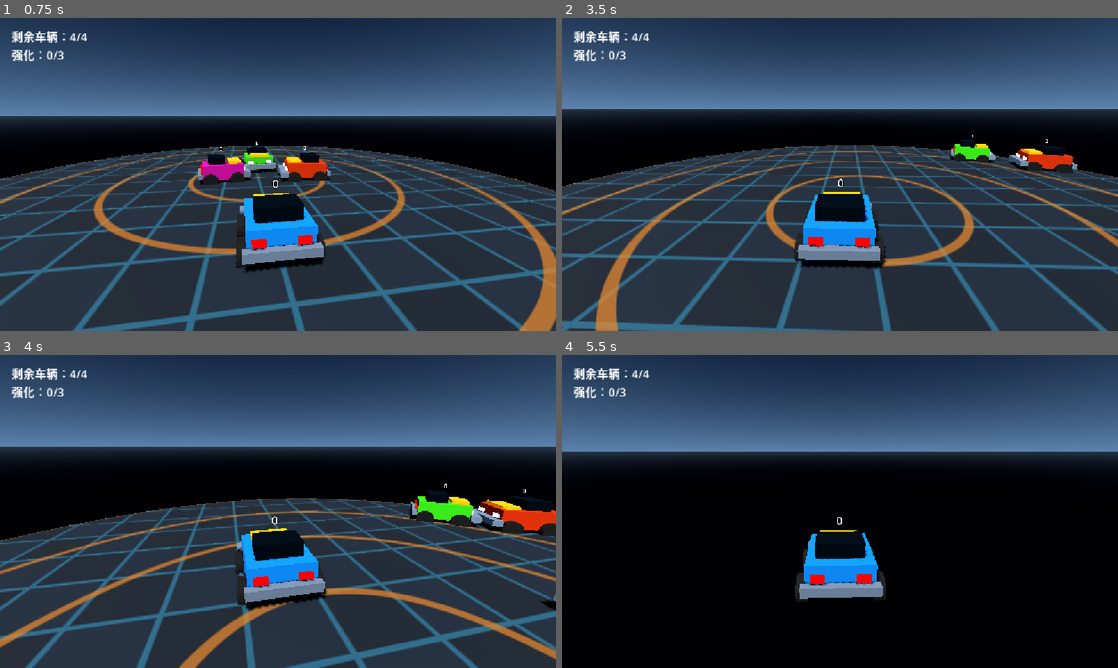
Above: before the commit, frames 1-4 (two rows, left to right).
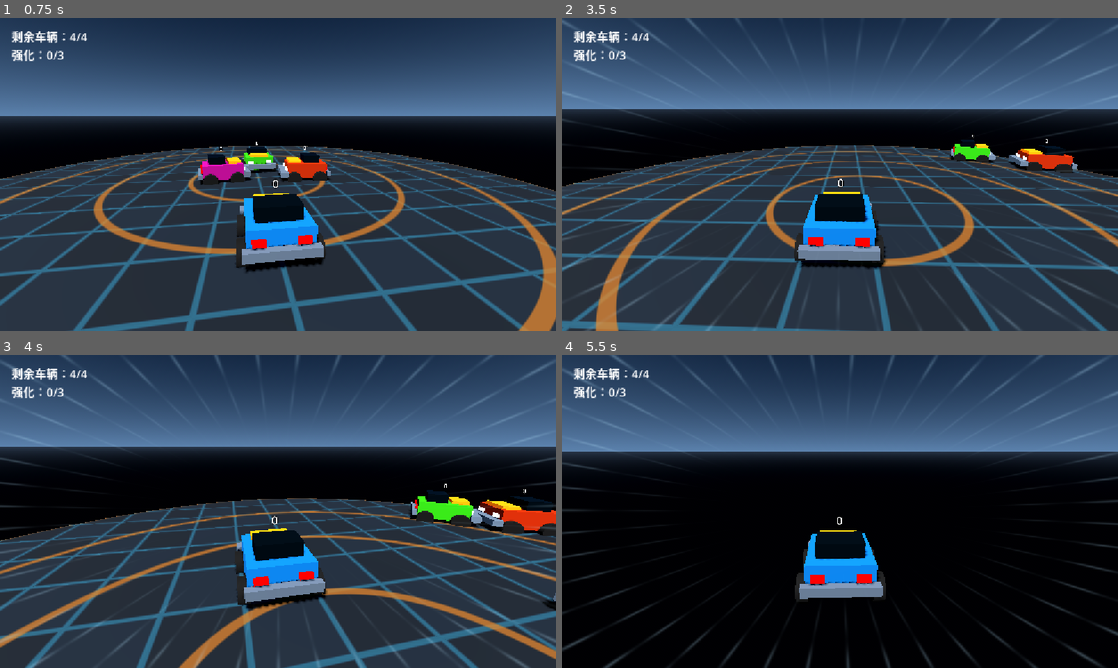
Above: after the commit, the same moments.

Repository: ekpan518/game
Game: Godot game, scene res://scenes/main/main.tscn
Same seed, same stepped clock (60 frames per second), same inputs: the game is played once before the commit and once after it.
Inputs (mouse positions are in pixels of both pictures, inside the frame that each line leads up to):
- Up to frame 1 (0.75 s): tap Enter at 0.5, 0.6 s; move the mouse to (305, 174) at 0.52 s; hold W (drive_forward) from 0.53 s (still down); click (305, 174) at 0.67 s
- Up to frame 2 (3.5 s): keep holding W (drive_forward); move the mouse to (812, 174) at 1.27 s; tap Enter at 1.35, 2.1, 2.85 s; click (812, 174) at 1.42 s; move the mouse to (851, 168) at 2.02 s; click (851, 168) at 2.17 s; move the mouse to (834, 180) at 2.77 s; click (834, 180) at 2.92 s
- Up to frame 3 (4 s): keep holding W (drive_forward); move the mouse to (316, 514) at 3.52 s; tap Enter at 3.6 s; click (316, 514) at 3.67 s
- Up to frame 4 (5.5 s): keep holding W (drive_forward); move the mouse to (795, 508) at 4.27 s; tap Enter at 4.35, 5.1 s; click (795, 508) at 4.42 s; move the mouse to (845, 511) at 5.02 s; click (845, 511) at 5.17 s

Frame 1 is identical in both runs. In frame 2, 0.8% of the frame differs, in the area x 0-100%, y 0-100%; in frame 3, 1.3%; in frame 4, 1.7%.

Commit message:
feat: add impact camera and speed feedback

Diff:
--- a/scenes/vehicles/player_car.tscn
+++ b/scenes/vehicles/player_car.tscn
@@ -1,8 +1,16 @@
-[gd_scene load_steps=4 format=3]
+[gd_scene load_steps=6 format=3]
 
 [ext_resource type="PackedScene" path="res://scenes/vehicles/bumper_car.tscn" id="1_base"]
 [ext_resource type="Script" path="res://scripts/drivers/human_driver.gd" id="2_driver"]
 [ext_resource type="Script" path="res://scripts/camera/player_camera.gd" id="3_camera"]
+
+[sub_resource type="Shader" id="Shader_speed_lines"]
+code = "shader_type canvas_item;\n\nuniform float intensity : hint_range(0.0, 1.0) = 0.0;\n\nvoid fragment() {\n\tvec2 radial = UV - vec2(0.5);\n\tfloat distance_from_center = length(radial);\n\tfloat angle = atan(radial.y, radial.x);\n\tfloat rays = pow(max(0.0, sin(angle * 43.0 + TIME * 0.8)), 22.0);\n\tfloat outward = smoothstep(0.18, 0.62, distance_from_center);\n\tfloat pulse = 0.6 + 0.4 * sin(distance_from_center * 42.0 - TIME * 8.0);\n\tfloat alpha = intensity * rays * outward * pulse * 0.28;\n\tCOLOR = vec4(0.72, 0.9, 1.0, alpha);\n}\n"
+
+[sub_resource type="ShaderMaterial" id="ShaderMaterial_speed_lines"]
+resource_local_to_scene = true
+shader = SubResource("Shader_speed_lines")
+shader_parameter/intensity = 0.0
 
 [node name="PlayerCar" instance=ExtResource("1_base")]
 body_color = Color(0.12, 0.58, 1, 1)
@@ -26,3 +34,15 @@
 [node name="Camera3D" type="Camera3D" parent="CameraYaw/CameraPitch/SpringArm3D"]
 current = true
 fov = 70.0
+
+[node name="SpeedLines" type="CanvasLayer" parent="."]
+layer = -1
+
+[node name="Overlay" type="ColorRect" parent="SpeedLines"]
+material = SubResource("ShaderMaterial_speed_lines")
+anchors_preset = 15
+anchor_right = 1.0
+anchor_bottom = 1.0
+grow_horizontal = 2
+grow_vertical = 2
+mouse_filter = 2
--- a/scripts/camera/player_camera.gd
+++ b/scripts/camera/player_camera.gd
@@ -3,15 +3,76 @@
 const MOUSE_SENSITIVITY := 0.0025
 const MIN_PITCH := deg_to_rad(-60.0)
 const MAX_PITCH := deg_to_rad(45.0)
+const MAX_SHAKE_RADIANS := deg_to_rad(2.5)
+const MAX_FOV_KICK := 4.0
+const TRAUMA_DECAY := 1.5
+const SHAKE_THRESHOLD := 0.22
+const SPEED_LINE_THRESHOLD := 0.58
 
 @onready var camera_pitch: Node3D = $CameraPitch
 @onready var spring_arm: SpringArm3D = $CameraPitch/SpringArm3D
+@onready var camera: Camera3D = $CameraPitch/SpringArm3D/Camera3D
+@onready var speed_overlay: ColorRect = get_parent().get_node("SpeedLines/Overlay")
+
+var trauma := 0.0
+var _base_yaw := 0.0
+var _base_pitch := 0.0
+var _base_fov := 70.0
+var _shake_time := 0.0
+var _yaw_offset := 0.0
+var _pitch_offset := 0.0
 
 func _ready() -> void:
+	_base_yaw = rotation.y
+	_base_pitch = camera_pitch.rotation.x
+	_base_fov = camera.fov
 	Input.mouse_mode = Input.MOUSE_MODE_CAPTURED
 	var car := get_parent() as CollisionObject3D
 	if car != null:
 		spring_arm.add_excluded_object(car.get_rid())
+
+func _process(delta: float) -> void:
+	trauma = move_toward(trauma, 0.0, TRAUMA_DECAY * maxf(delta, 0.0))
+	_shake_time += maxf(delta, 0.0)
+	_update_feedback_transform()
+	var car := get_parent() as BumperCar
+	if car == null or not car.alive or car.get("_frozen_for_result"):
+		set_speed_ratio(0.0)
+		speed_overlay.visible = false
+		return
+	speed_overlay.visible = true
+	var horizontal_speed := Vector2(car.velocity.x, car.velocity.z).length()
+	set_speed_ratio(horizontal_speed / BumperCar.MAX_FORWARD_SPEED)
+
+func apply_impact_feedback(strength: float, delivered: bool, received: bool) -> void:
+	var normalized := clampf(strength, 0.0, 1.0)
+	if normalized < SHAKE_THRESHOLD or not (delivered or received):
+		return
+	var weight := 0.9 if delivered and received else (0.75 if received else 0.45)
+	trauma = minf(1.0, trauma + normalized * weight)
+	_update_feedback_transform()
+
+func set_speed_ratio(ratio: float) -> void:
+	var progress := clampf((ratio - SPEED_LINE_THRESHOLD) / (1.0 - SPEED_LINE_THRESHOLD), 0.0, 1.0)
+	var intensity := progress * progress * (3.0 - 2.0 * progress)
+	(speed_overlay.material as ShaderMaterial).set_shader_parameter("intensity", intensity)
+
+func reset_feedback() -> void:
+	trauma = 0.0
+	_yaw_offset = 0.0
+	_pitch_offset = 0.0
+	rotation.y = _base_yaw
+	camera_pitch.rotation.x = _base_pitch
+	camera.fov = _base_fov
+	set_speed_ratio(0.0)
+
+func _update_feedback_transform() -> void:
+	var amount := trauma * trauma
+	_yaw_offset = sin(_shake_time * 37.0) * MAX_SHAKE_RADIANS * amount
+	_pitch_offset = sin(_shake_time * 49.0 + 1.0) * MAX_SHAKE_RADIANS * amount
+	rotation.y = _base_yaw + _yaw_offset
+	camera_pitch.rotation.x = _base_pitch + _pitch_offset
+	camera.fov = _base_fov + MAX_FOV_KICK * amount
 
 func _unhandled_input(event: InputEvent) -> void:
 	if event is InputEventKey and event.pressed and not event.echo and event.keycode == KEY_ESCAPE:
@@ -26,8 +87,10 @@
 		apply_captured_mouse_motion(event.relative)
 
 func apply_captured_mouse_motion(relative: Vector2) -> void:
-	rotate_y(-relative.x * MOUSE_SENSITIVITY)
-	camera_pitch.rotation.x = clamp_pitch_radians(camera_pitch.rotation.x - relative.y * MOUSE_SENSITIVITY)
+	_base_yaw -= relative.x * MOUSE_SENSITIVITY
+	_base_pitch = clamp_pitch_radians(_base_pitch - relative.y * MOUSE_SENSITIVITY)
+	rotation.y = _base_yaw + _yaw_offset
+	camera_pitch.rotation.x = _base_pitch + _pitch_offset
 
 func clamp_pitch_radians(angle: float) -> float:
 	return clampf(angle, MIN_PITCH, MAX_PITCH)
--- a/tests/bumper/suites/test_bumper_car.gd
+++ b/tests/bumper/suites/test_bumper_car.gd
@@ -299,6 +299,44 @@
 	var pitch := player.get_node_or_null("CameraYaw/CameraPitch") as Node3D
 	var spring_arm := player.get_node_or_null("CameraYaw/CameraPitch/SpringArm3D") as SpringArm3D
 	var camera := player.get_node_or_null("CameraYaw/CameraPitch/SpringArm3D/Camera3D") as Camera3D
+	var speed_layer := player.get_node_or_null("SpeedLines") as CanvasLayer
+	var speed_overlay := player.get_node_or_null("SpeedLines/Overlay") as ColorRect
+	_expect(speed_layer != null and speed_layer.layer < 0, "Speed lines must render on a negative canvas layer", failures)
+	_expect(speed_overlay != null and speed_overlay.mouse_filter == Control.MOUSE_FILTER_IGNORE and speed_overlay.anchor_right == 1.0 and speed_overlay.anchor_bottom == 1.0, "Speed overlay must fill the viewport without consuming input", failures)
+	_expect(speed_overlay != null and speed_overlay.material is ShaderMaterial, "Speed lines must use a procedural shader", failures)
+	if yaw != null and yaw.has_method("set_speed_ratio") and speed_overlay != null and speed_overlay.material is ShaderMaterial:
+		var speed_material := speed_overlay.material as ShaderMaterial
+		yaw.set_speed_ratio(0.57)
+		_expect(is_zero_approx(speed_material.get_shader_parameter("intensity")), "Speed lines must be absent below 0.58 speed ratio", failures)
+		yaw.set_speed_ratio(0.79)
+		var middle_intensity: float = speed_material.get_shader_parameter("intensity")
+		_expect(middle_intensity > 0.0 and middle_intensity < 1.0, "Speed-line intensity must grow smoothly above threshold", failures)
+		yaw.set_speed_ratio(2.0)
+		_expect(is_equal_approx(speed_material.get_shader_parameter("intensity"), 1.0), "Speed-line intensity must clamp at one", failures)
+		yaw.set_speed_ratio(0.0)
+		player.set_physics_process(false)
+		player.velocity = Vector3(12.0, 2.0, 0.0)
+		yaw._process(0.016)
+		_expect(is_equal_approx(speed_material.get_shader_parameter("intensity"), 1.0), "Player horizontal speed must drive speed lines", failures)
+		player.eliminate()
+		yaw._process(0.016)
+		_expect(not speed_overlay.visible, "Elimination must hide speed lines", failures)
+		var result_player = player_scene.instantiate()
+		result_player.set_physics_process(false)
+		tree.root.add_child(result_player)
+		await tree.process_frame
+		var result_yaw := result_player.get_node("CameraYaw") as Node3D
+		var result_overlay := result_player.get_node("SpeedLines/Overlay") as ColorRect
+		_expect(result_overlay.material != speed_overlay.material, "Player speed-line materials must remain instance-local", failures)
+		result_player.velocity = Vector3(12.0, 0.0, 0.0)
+		result_yaw._process(0.016)
+		result_player.freeze_for_result()
+		result_yaw._process(0.016)
+		_expect(not result_overlay.visible, "Result freeze must hide speed lines", failures)
+		result_player.queue_free()
+		await tree.process_frame
+	else:
+		_expect(false, "Player camera must expose speed-line control", failures)
 	_expect(yaw != null and pitch != null and spring_arm != null and camera != null, "Player camera must use the direct yaw, pitch, spring-arm, camera chain", failures)
 	_expect(camera != null and camera.current, "Player camera must be current", failures)
 	_expect(spring_arm != null and is_equal_approx(spring_arm.spring_length, 4.5), "Player spring arm must be 4.5 m", failures)
--- a/tests/bumper/suites/test_game_feel.gd
+++ b/tests/bumper/suites/test_game_feel.gd
@@ -4,6 +4,7 @@
 const FEEDBACK_RULES_SCRIPT = preload("res://scripts/bumper/impact_feedback_rules.gd")
 const MATCH_CONTROLLER_SCRIPT = preload("res://scripts/game/match_controller.gd")
 const CAR_SCENE = preload("res://scenes/vehicles/bumper_car.tscn")
+const PLAYER_SCENE = preload("res://scenes/vehicles/player_car.tscn")
 const SOUND_FACTORY_PATH = "res://scripts/audio/arcade_sound_factory.gd"
 const BURST_SCENE_PATH = "res://scenes/effects/impact_burst.tscn"
 const DIRECTOR_PATH = "res://scripts/game/game_feel_director.gd"
@@ -73,6 +74,7 @@
 	_test_impact_audio(failures)
 	await _test_impact_burst_played_before_entering_tree(tree, failures)
 	await _test_impact_burst(tree, failures)
+	await _test_player_camera_feedback(tree, failures)
 	if not ResourceLoader.exists(DIRECTOR_PATH):
 		failures.append("GameFeelDirector is missing: director behavior and slow-motion lifecycle cannot run")
 	else:
@@ -83,6 +85,44 @@
 		await _test_director_slow_motion(tree, failures)
 	_expect(is_equal_approx(Engine.time_scale, 1.0), "Feel scope must leave Engine.time_scale at 1.0", failures)
 	return failures
+
+func _test_player_camera_feedback(tree: SceneTree, failures: Array[String]) -> void:
+	var player := PLAYER_SCENE.instantiate()
+	player.set_physics_process(false)
+	tree.root.add_child(player)
+	await tree.process_frame
+	player.set_physics_process(false)
+	var yaw := player.get_node("CameraYaw") as Node3D
+	var pitch := player.get_node("CameraYaw/CameraPitch") as Node3D
+	var camera := player.get_node("CameraYaw/CameraPitch/SpringArm3D/Camera3D") as Camera3D
+	if not yaw.has_method("apply_impact_feedback") or not yaw.has_method("reset_feedback"):
+		failures.append("Player camera must expose additive impact and reset feedback")
+		player.queue_free()
+		await tree.process_frame
+		return
+	var base_yaw := yaw.rotation.y
+	var base_pitch := pitch.rotation.x
+	var base_fov := camera.fov
+	yaw.apply_impact_feedback(0.1, true, false)
+	_expect(is_zero_approx(yaw.trauma), "Light delivered impacts must remain below shake threshold", failures)
+	yaw.apply_impact_feedback(0.6, true, false)
+	var delivered_trauma: float = yaw.trauma
+	yaw.reset_feedback()
+	yaw.apply_impact_feedback(0.6, false, true)
+	var received_trauma: float = yaw.trauma
+	_expect(received_trauma > delivered_trauma and delivered_trauma > 0.0, "Received impacts must exceed delivered impacts at equal strength", failures)
+	yaw.reset_feedback()
+	yaw.apply_impact_feedback(0.6, true, true)
+	_expect(yaw.trauma >= received_trauma and yaw.trauma <= 1.0, "Combined impacts must use the stronger bounded response", failures)
+	yaw._process(0.016)
+	_expect(absf(yaw.rotation.y - base_yaw) <= deg_to_rad(2.5) + 0.0001 and absf(pitch.rotation.x - base_pitch) <= deg_to_rad(2.5) + 0.0001, "Impact rotation must stay within 2.5 degrees", failures)
+	_expect(absf(camera.fov - base_fov) <= 4.0001, "Impact FOV kick must stay within 4 degrees", failures)
+	yaw.apply_captured_mouse_motion(Vector2(100.0, 50.0))
+	yaw._process(1.0)
+	_expect(is_zero_approx(yaw.trauma), "Impact trauma must decay to zero", failures)
+	_expect(absf(yaw.rotation.y - (base_yaw - 0.25)) < 0.0001 and absf(pitch.rotation.x - (base_pitch - 0.125)) < 0.0001 and absf(camera.fov - base_fov) < 0.0001, "Yaw, pitch and FOV must return to user-controlled baselines", failures)
+	player.queue_free()
+	await tree.process_frame
 
 func _new_feedback(first: int, second: int, strength: float, delivered: bool = false, received: bool = false) -> ImpactFeedback:
 	var feedback := ImpactFeedback.new()
